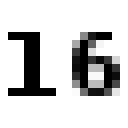
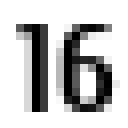
The second 128×128 image is a revision of the first. Changes to its layers:
painted on "16" over [left=8, top=24, right=120, bottom=112]
